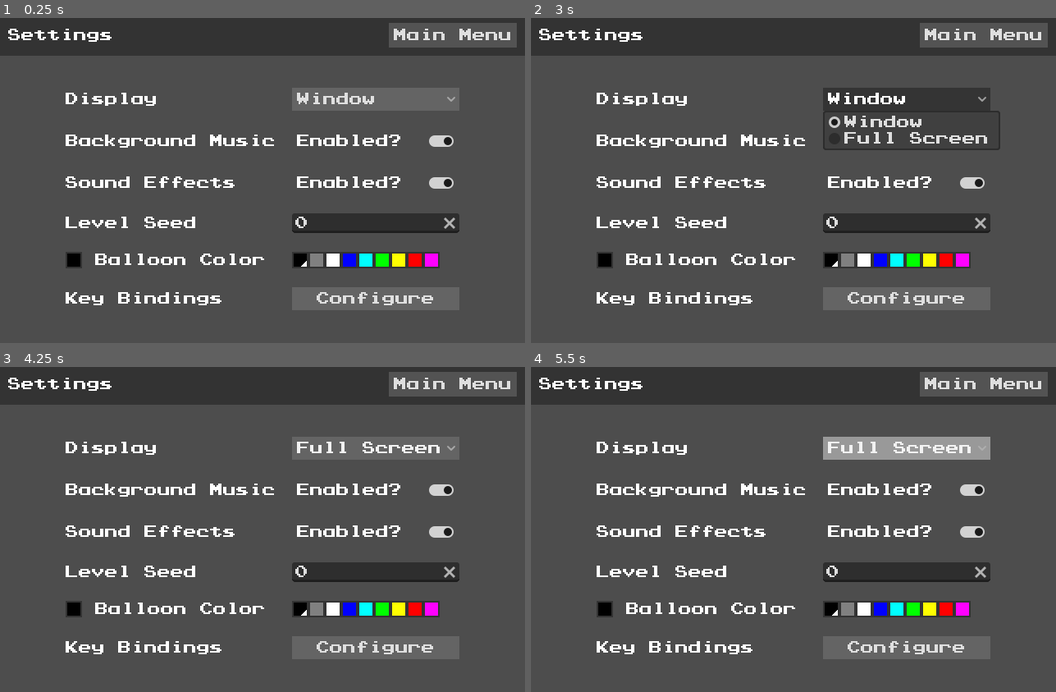
Above: before the commit, frames 1-4 (two rows, left to right).
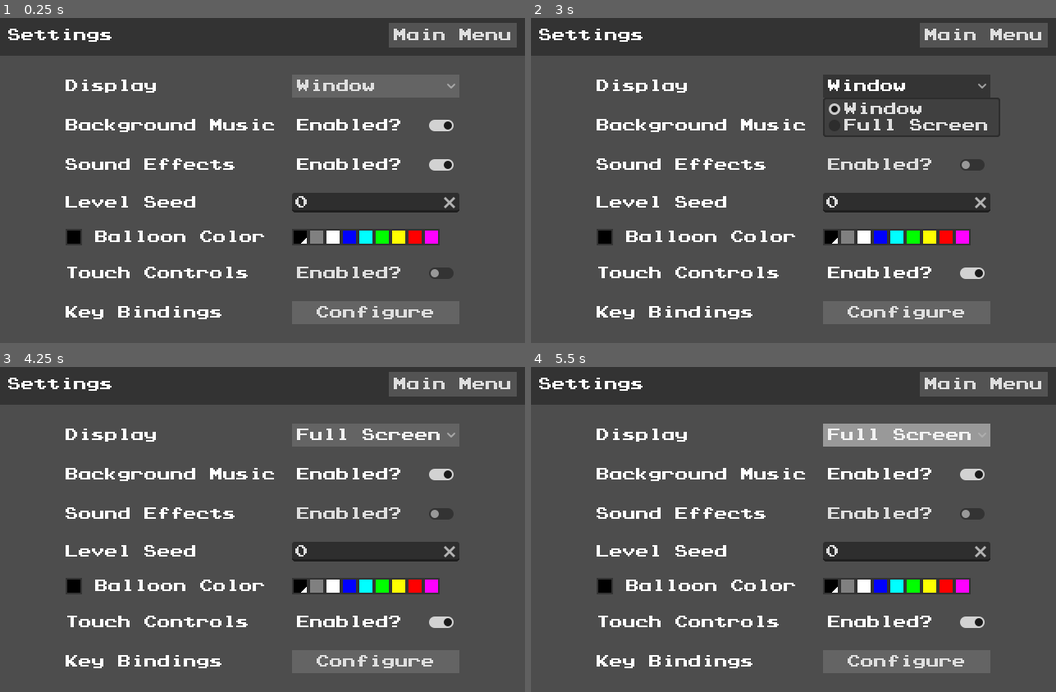
Above: after the commit, the same moments.

Repository: omniuni/Godot_Scroller_Floppy_Balloon
Game: Godot game, scene res://Scenes/screen_settings.tscn
Two runs of this game, one before a commit and one after it. Both use one fixed random seed, a clock stepped at 60 frames per second and the inputs below. This scene is started directly instead of the project's main scene. Sound files missing from this copy of the repository are replaced by a short silence.
Inputs (mouse positions are in pixels of both pictures, inside the frame that each line leads up to):
- Up to frame 1 (0.25 s): no input
- Up to frame 2 (3 s): click "Enabled?" at 0.5 s; click (830, 258) at 1.27 s; click "Enabled?" at 2 s; click "Window" at 2.75 s
- Up to frame 3 (4.25 s): click "Enabled?" at 3.5 s
- Up to frame 4 (5.5 s): click "Full Screen" at 4.25 s; click "Full Screen" at 5 s

The runs differ from the first frame. In frame 1, 15% of the frame differs, in the area x 12-88%, y 18-93%; in frame 2, 16%; in frame 3, 15%; in frame 4, 17%, in the area x 12-88%, y 17-93%.

Commit message:
add optional touch controls

Diff:
--- a/Scenes/screen_main.tscn
+++ b/Scenes/screen_main.tscn
@@ -166,6 +166,27 @@
 offset_right = 600.0
 offset_bottom = 90.0
 
+[node name="UiTouchControls" type="MarginContainer" parent="."]
+layout_mode = 1
+anchors_preset = 15
+anchor_right = 1.0
+anchor_bottom = 1.0
+grow_horizontal = 2
+grow_vertical = 2
+mouse_filter = 2
+theme_override_constants/margin_right = 60
+theme_override_constants/margin_bottom = 40
+
+[node name="ButtonBump" type="Button" parent="UiTouchControls"]
+modulate = Color(1, 1, 1, 0.39215687)
+custom_minimum_size = Vector2(200, 90)
+layout_mode = 2
+size_flags_horizontal = 8
+size_flags_vertical = 8
+theme_override_colors/font_outline_color = Color(0, 0, 0, 0.7411765)
+theme_override_constants/outline_size = 2
+text = "Bump"
+
 [connection signal="body_entered" from="RigidBodyCeiling" to="." method="_on_rigid_body_ceiling_body_entered"]
 [connection signal="body_entered" from="RigidBodyFloor" to="." method="_on_rigid_body_floor_body_entered"]
 [connection signal="On_Secondary_Action" from="BarTop" to="." method="_on_bar_top_on_secondary_action"]
@@ -174,5 +195,6 @@
 [connection signal="pressed" from="WinPanel/CenterContainer/PanelContainer/MarginContainer/VBoxContainer/ButtonDone" to="." method="_on_button_done_pressed"]
 [connection signal="timeout" from="Timer" to="." method="_on_timer_timeout"]
 [connection signal="balloon_life" from="SubGame/SubViewport/ItemBalloon" to="." method="_on_item_balloon_balloon_life"]
+[connection signal="pressed" from="UiTouchControls/ButtonBump" to="." method="_on_button_bump_pressed"]
 
 [editable path="SubGame"]
--- a/Scenes/screen_settings.tscn
+++ b/Scenes/screen_settings.tscn
@@ -33,7 +33,7 @@
 layout_mode = 2
 size_flags_horizontal = 0
 theme_override_constants/h_separation = 20
-theme_override_constants/v_separation = 23
+theme_override_constants/v_separation = 20
 columns = 2
 
 [node name="DisplayLabel" type="Label" parent="CenterContainer/GridContainer"]
@@ -96,6 +96,15 @@
 Swatch_Colors = Array[Color]([Color(0, 0, 0, 1), Color(0.5, 0.5, 0.5, 1), Color(1, 1, 1, 1), Color(0, 0, 1, 1), Color(0, 1, 1, 1), Color(0, 1, 0, 1), Color(1, 1, 0, 1), Color(1, 0, 0, 1), Color(1, 0, 1, 1)])
 Selected_Color = Color(0.501961, 0.501961, 0.501961, 1)
 
+[node name="LabelTouch" type="Label" parent="CenterContainer/GridContainer"]
+layout_mode = 2
+text = "Touch Controls"
+
+[node name="TouchCheck" type="CheckButton" parent="CenterContainer/GridContainer"]
+layout_mode = 2
+text = "Enabled?"
+flat = true
+
 [node name="Label" type="Label" parent="CenterContainer/GridContainer"]
 layout_mode = 2
 text = "Key Bindings"
@@ -109,4 +118,5 @@
 [connection signal="toggled" from="CenterContainer/GridContainer/AudioSFXCheck" to="." method="_on_audio_sfx_check_toggled"]
 [connection signal="text_changed" from="CenterContainer/GridContainer/LineEditSeed" to="." method="_on_line_edit_seed_text_changed"]
 [connection signal="On_Color_Selected" from="CenterContainer/GridContainer/ItemColorListP1" to="." method="_on_item_color_list_p_1_on_color_selected"]
+[connection signal="toggled" from="CenterContainer/GridContainer/TouchCheck" to="." method="_on_touch_check_toggled"]
 [connection signal="pressed" from="CenterContainer/GridContainer/ButtonKBConfigure" to="." method="_on_button_kb_configure_pressed"]
--- a/Scripts/game_settings.gd
+++ b/Scripts/game_settings.gd
@@ -15,6 +15,12 @@
 var Audio_SFX_Enabled: bool = true:
 	set(value):
 		Audio_SFX_Enabled = value
+		_save()
+		pass
+
+var UI_Touch_Enabled: bool = false:
+	set(value):
+		UI_Touch_Enabled = value
 		_save()
 		pass
 
--- a/Scripts/screen_main.gd
+++ b/Scripts/screen_main.gd
@@ -9,6 +9,7 @@
 @onready var ui_win_label: Label = $WinPanel/CenterContainer/PanelContainer/MarginContainer/VBoxContainer/LabelWinner
 @onready var ui_count_panel: Panel = $CountPanel
 @onready var ui_count_panel_label: Label = $CountPanel/Label
+@onready var ui_touch_controls: MarginContainer = $UiTouchControls
 
 @onready var ui_life_progress: ProgressBar = $ProgressBar
 @onready var balloon = $SubGame/SubViewport/ItemBalloon
@@ -19,6 +20,8 @@
 	GameSettings.apply_custom_key_bindings()
 	init_ui()
 	balloon.request_life()
+	if not GameSettings.UI_Touch_Enabled:
+		ui_touch_controls.hide()
 	pass
 
 func _input(event: InputEvent) -> void:
@@ -44,3 +47,11 @@
 	if ui_life_progress is Node:
 		ui_life_progress.value = life
 	pass
+
+
+func _on_button_bump_pressed() -> void:
+	var event = InputEventAction.new()
+	event.action = "Bump"
+	event.pressed = true
+	Input.parse_input_event(event)
+	pass
--- a/Scripts/screen_settings.gd
+++ b/Scripts/screen_settings.gd
@@ -10,6 +10,7 @@
 	update_display()
 	update_audio_toggle()
 	update_audio_sfx_toggle()
+	update_ui_touch_toggle()
 	update_player_colors()
 	update_seed()
 	ui_setup_complete = true
@@ -38,6 +39,11 @@
 	buttonEnableSFXAudio.button_pressed = GameSettings.Audio_SFX_Enabled
 	pass
 
+func update_ui_touch_toggle():
+	var buttonUiTouch: CheckButton = $CenterContainer/GridContainer/TouchCheck
+	buttonUiTouch.button_pressed = GameSettings.UI_Touch_Enabled
+	pass
+
 func update_player_colors():
 	var colorListP1: UiColorList = $CenterContainer/GridContainer/ItemColorListP1
 	var colorSquareP1: UiColorSquare = $CenterContainer/GridContainer/HBoxContainer/ColorSquareP1
@@ -62,7 +68,14 @@
 	update_audio_sfx_toggle()
 	if ui_setup_complete:
 		AudioManager.beep_ui()
-	pass # Replace with function body.
+	pass
+
+func _on_touch_check_toggled(toggled_on: bool) -> void:
+	GameSettings.UI_Touch_Enabled = toggled_on
+	update_ui_touch_toggle()
+	if ui_setup_complete:
+		AudioManager.beep_ui()
+	pass
 
 func _on_item_color_list_p_1_on_color_selected(color: Color) -> void:
 	var colorSquareP1: UiColorSquare = $CenterContainer/GridContainer/HBoxContainer/ColorSquareP1
--- a/Scripts/ui_rebinder.gd
+++ b/Scripts/ui_rebinder.gd
@@ -59,7 +59,7 @@
 	else:
 		GameSettings.Custom_Key_Bindings[Action_to_Rebind] = event.keycode
 	GameSettings._save()
-	Beeper.play_hit()
+	AudioManager.beep_ui()
 	read_time = 0
 	read_progress.visible = false
 	button_custom.disabled = false
@@ -98,5 +98,5 @@
 	read_progress.value = read_time
 	button_custom.disabled = true
 	read_progress.visible = true
-	Beeper.play_ui()
+	AudioManager.beep_ui()
 	pass
